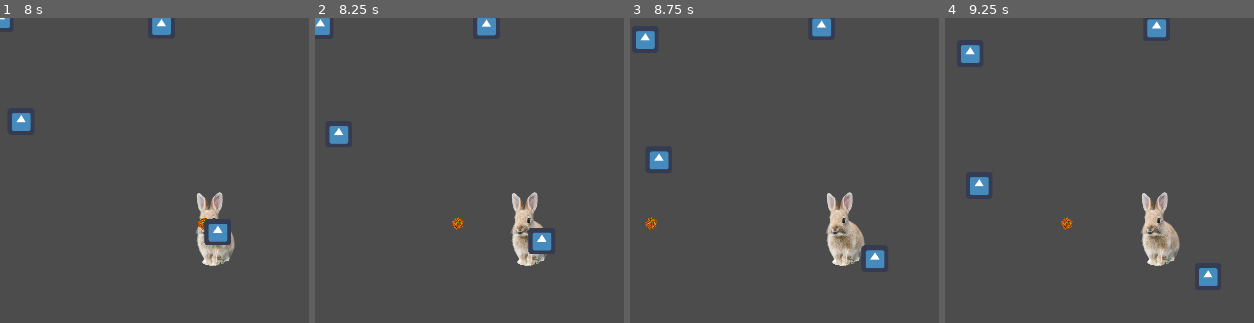
Above: before the commit, frames 1-4 (left to right).
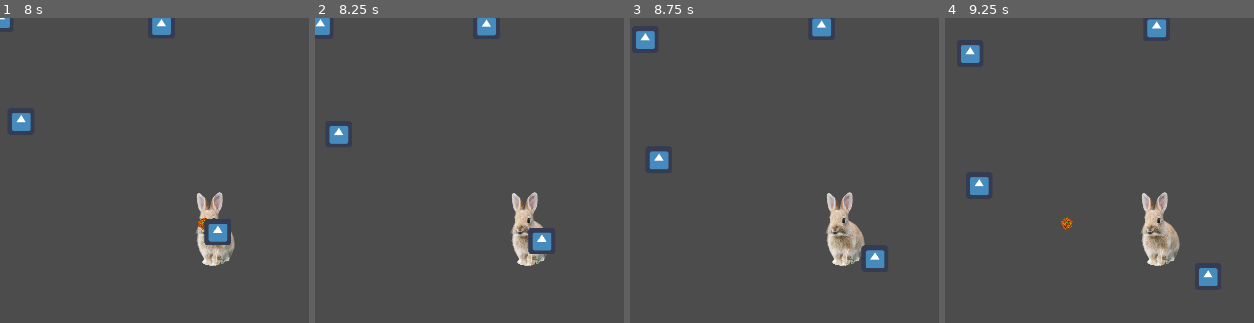
Above: after the commit, the same moments.

Repository: Vytautas-Hermann/GJ-2020
Game: Godot game, scene res://src/scenes/Main.tscn
Two runs of this game, one before a commit and one after it. Both use one fixed random seed, a clock stepped at 60 frames per second and the inputs below. This scene is started directly instead of the project's main scene. The engine's default icon, where the game draws it, is replaced by a stand-in: a white triangle on a blue panel in a dark square.
Inputs:
- Up to frame 1 (8 s): tap Enter at 0.5 s; tap Space at 1.25 s
- Up to frame 2 (8.25 s): no input
- Up to frame 3 (8.75 s): no input
- Up to frame 4 (9.25 s): no input

Frame 1 is identical in both runs. In frame 2, 0.1% of the frame differs, in the area x 44-49%, y 65-70%; in frame 3, 0.1%; in frame 4, nothing differs.

Commit message:
auf den master klatschen

Diff:
--- a/src/scripts/bullet.gd
+++ b/src/scripts/bullet.gd
@@ -7,21 +7,17 @@
 var speed
 var screen_size
 
-# Declare member variables here. Examples:
-# var a = 2
-# var b = "text"
 
-
-# Called when the node enters the scene tree for the first time.
 func _ready():
 	aerodynamical_slowfactor = rand_range(0.5, 0.9)
 	screen_size = get_viewport_rect().size
 	direction = Vector2(-1,0)
 
+func get_type():
+	return "bullet"
+
+func get_nv():
+	return nutrition_value
+
 func _process(delta):
 	position += direction * speed * delta * aerodynamical_slowfactor
-
-
-# Called every frame. 'delta' is the elapsed time since the previous frame.
-#func _process(delta):
-#	pass
--- a/src/scripts/enemy.gd
+++ b/src/scripts/enemy.gd
@@ -3,7 +3,7 @@
 
 var speed
 var type = "Prof"
-var allergies = ["lactose", "gluten"]
+var allergies = ["gluten"]
 var saturation = 0
 var hunger
 var v
@@ -20,16 +20,20 @@
 func _process(delta):
 	position += v * delta
 
+func get_type():
+	return "enemy"
 
 func _on_Enemy_area_entered(area):
-	print(area.get_name())
-	#saturation += area.nutritional_value
-	#print(saturation)
-	#for substance in area.substances:
-	#	if substance in allergies:
-	#		area.queue_free()
-	#		queue_free()
-	#area.queue_free()
+	if area.get_type() == "bullet":
+		saturation += area.get_nv()
+		print(saturation)
+		for substance in area.substances:
+			if substance in allergies:
+				area.queue_free()
+				queue_free()
+		area.queue_free()
+		if saturation > hunger:
+			queue_free()
 
 
 
